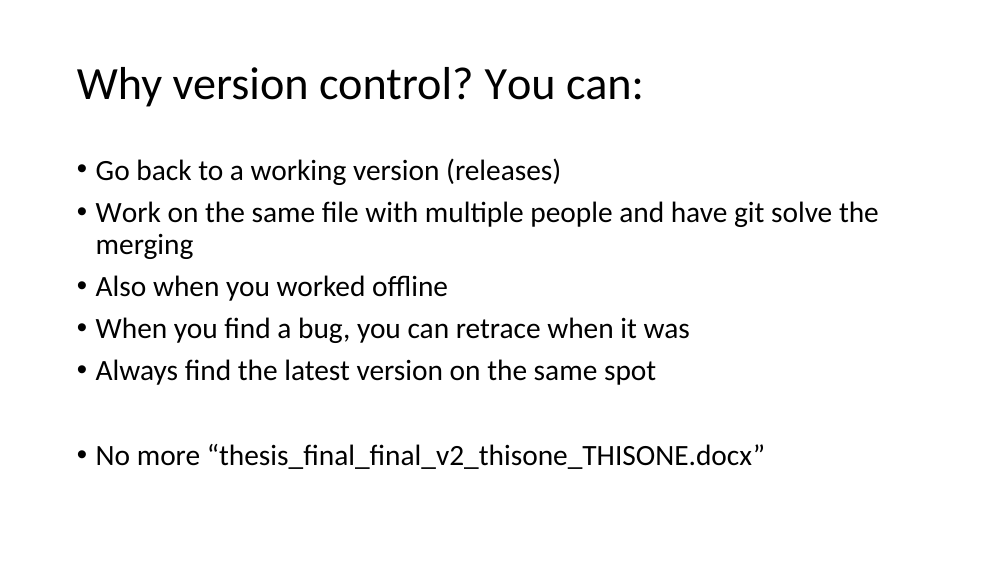
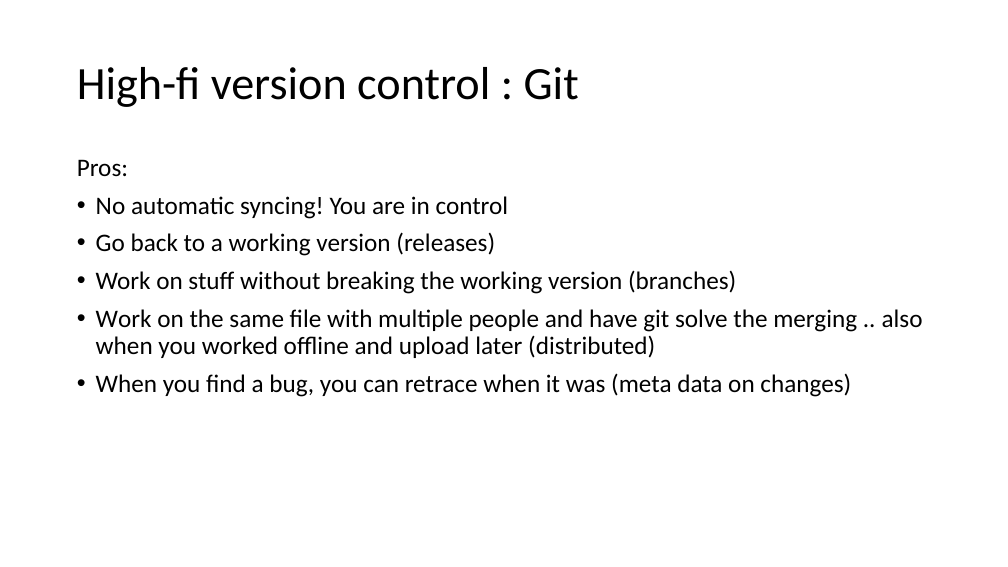
Before and after one commit to VHP4Safety/github_intro_training, a slide deck: slide 18 of powerpoints/github_part1.pptx (slide 4 before the commit). Drawn at 1008x567 pixels with LibreOffice and Linux fonts; fonts in the diff are those of the drawing. Boxes give left, top, right and bottom in pixels: in the first picture for what was removed or moved away, otherwise in the second. Text is boxed around its words. In the diff, an @@ line names an element or a change of style, - is before the commit and + after.

Commit message:
ppt intro version control

```diff
--- a/powerpoints/github_part1.pptx
+++ b/powerpoints/github_part1.pptx
@@ title at <box>77,67,579,107</box>: text changed @@
-Why version control? You can:
+High-fi version control : Git
@@ text at <box>77,159,509,219</box>: paragraphs added @@
+Pros:
+• No automatic syncing! You are in control
@@ text at <box>96,232,495,256</box>: size 28 to 24 pt in "Go back to a working version (releases)" @@
@@ text at <box>96,270,923,397</box>: text changed; size 28 to 24 pt @@
-• Work on the same file with multiple people and have git solve the merging
-• Also when you worked offline
-• When you find a bug, you can retrace when it was
-• Always find the latest version on the same spot
-• No more “thesis_final_final_v2_thisone_THISONE.docx”
+• Work on stuff without breaking the working version (branches)
+• Work on the same file with multiple people and have git solve the merging .. also when you worked offline and upload later (distributed)
+• When you find a bug, you can retrace when it was (meta data on changes)
```
Also in this commit, not shown: 4 other slides changed, 14 slides added, 2 slides removed.
